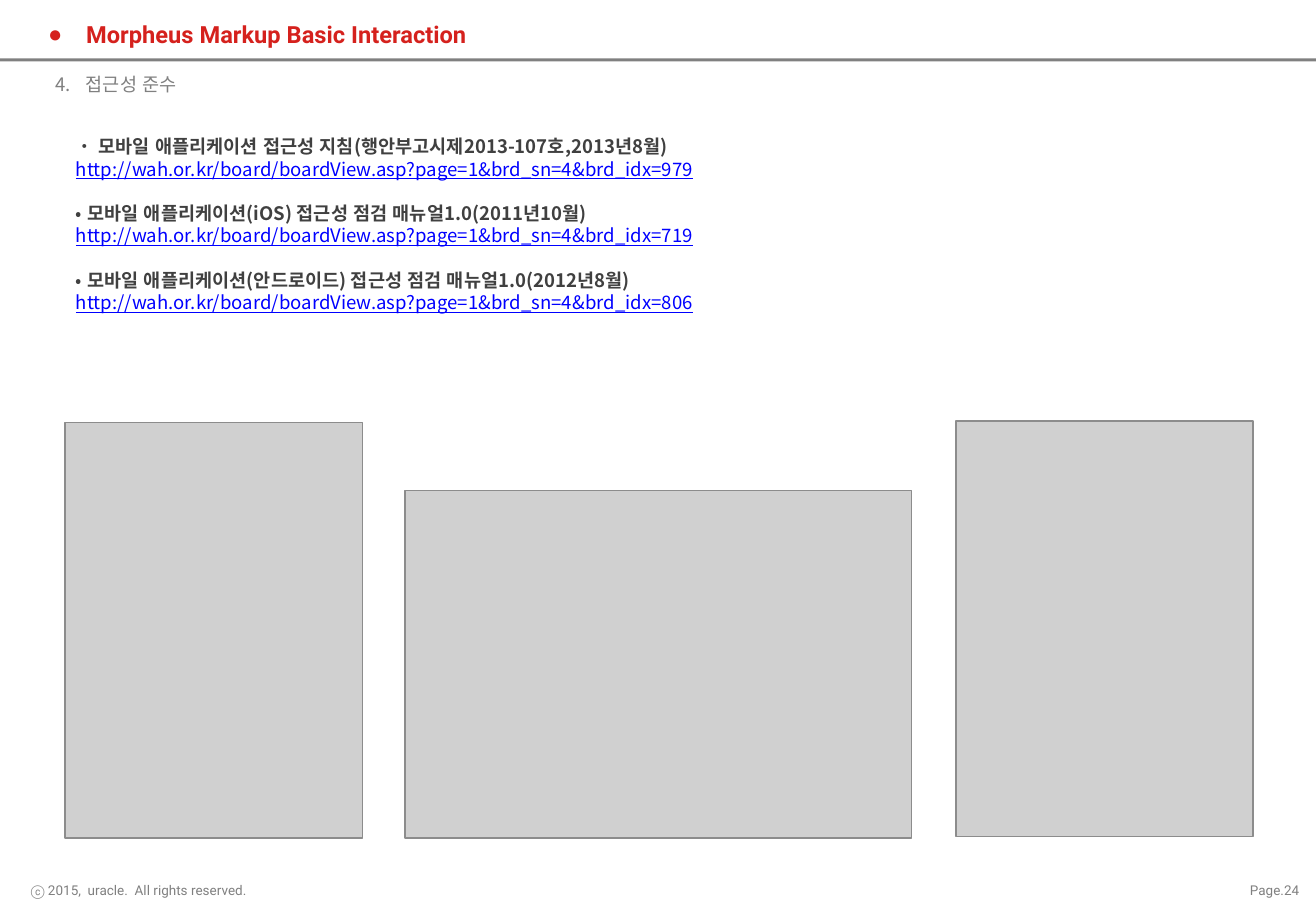
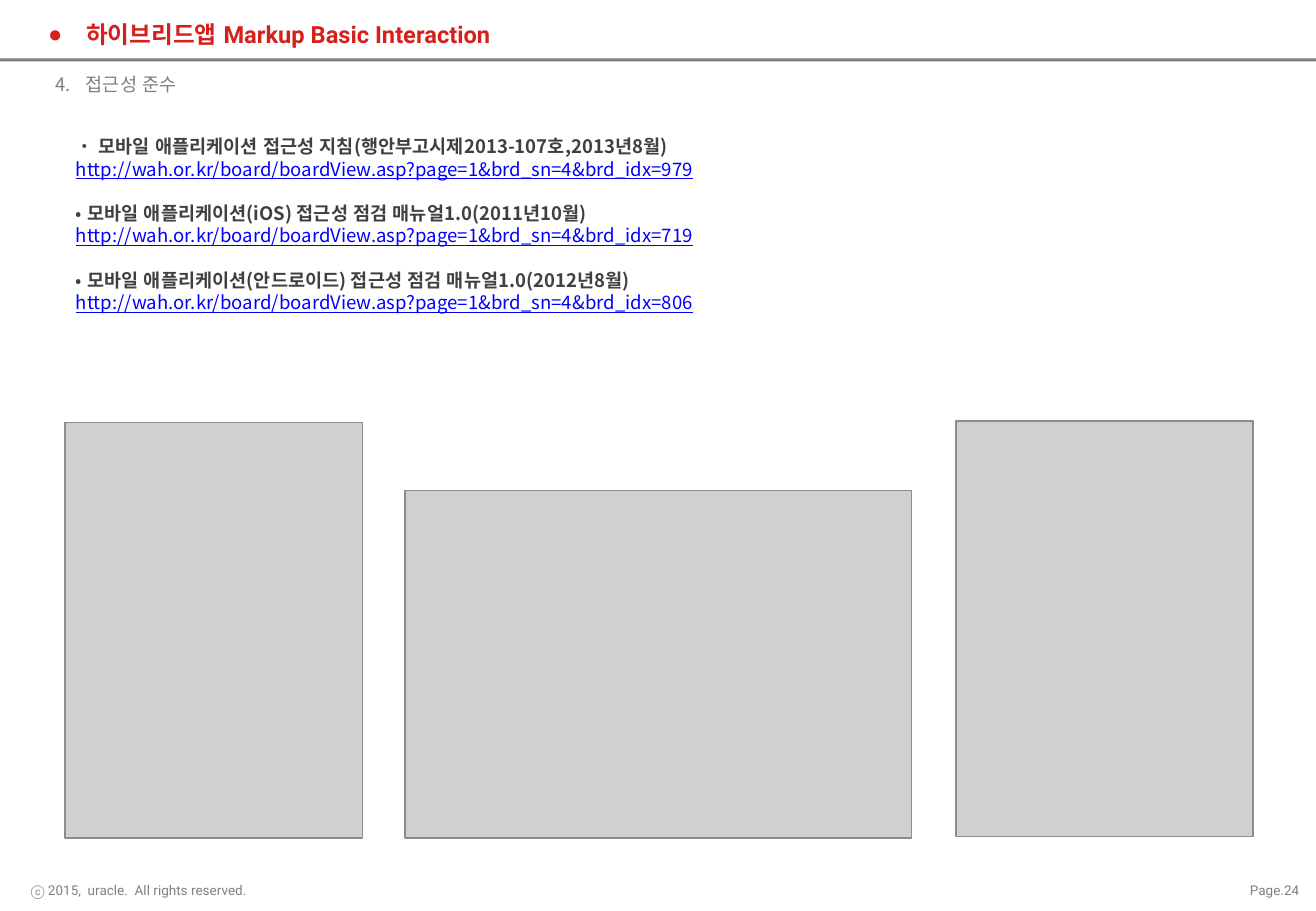
Before and after one commit to SNUH-SMILE/client-app, a slide deck: slide 24 of 기획/하이브리드앱 MarkUp 가이드라인.pptx. Drawn at 1316x911 pixels with LibreOffice and Linux fonts; fonts in the diff are those of the drawing; grey boxes stand for pictures; background and template pictures are left out. Boxes give left, top, right and bottom in pixels: in the first picture for what was removed or moved away, otherwise in the second. Text is boxed around its words. In the diff, an @@ line names an element or a change of style, - is before the commit and + after.

```diff
--- a/기획/하이브리드앱 MarkUp 가이드라인.pptx
+++ b/기획/하이브리드앱 MarkUp 가이드라인.pptx
@@ title at (x1=86, y1=23, x2=490, y2=48): text changed @@
-● Morpheus Markup Basic Interaction
+● 하이브리드앱 Markup Basic Interaction
```
Also in this commit, not shown: 13 other slides changed.
